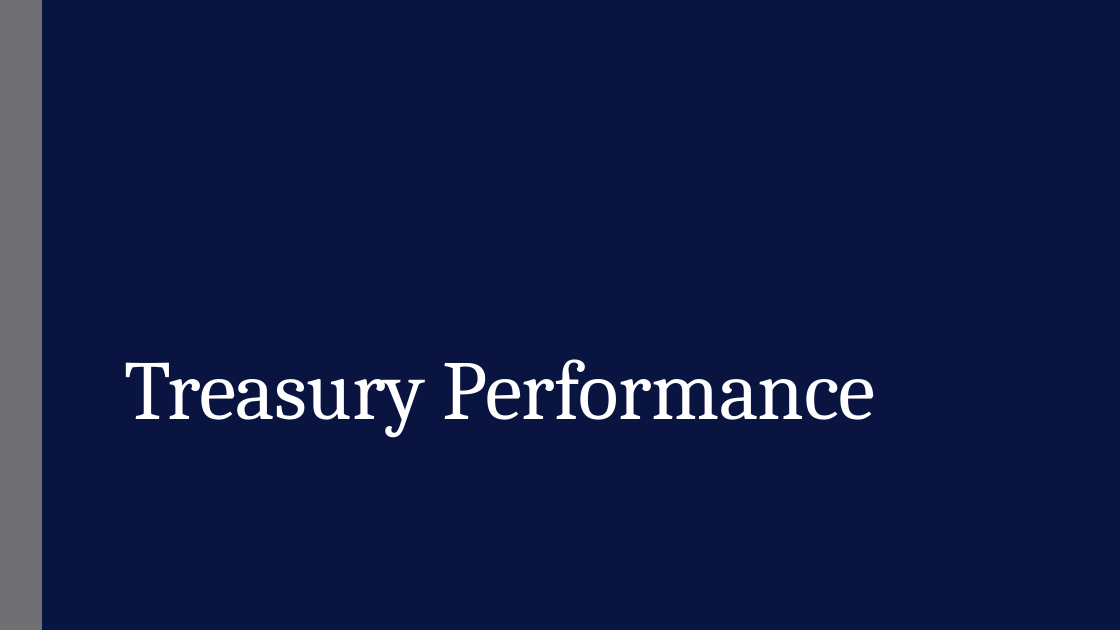
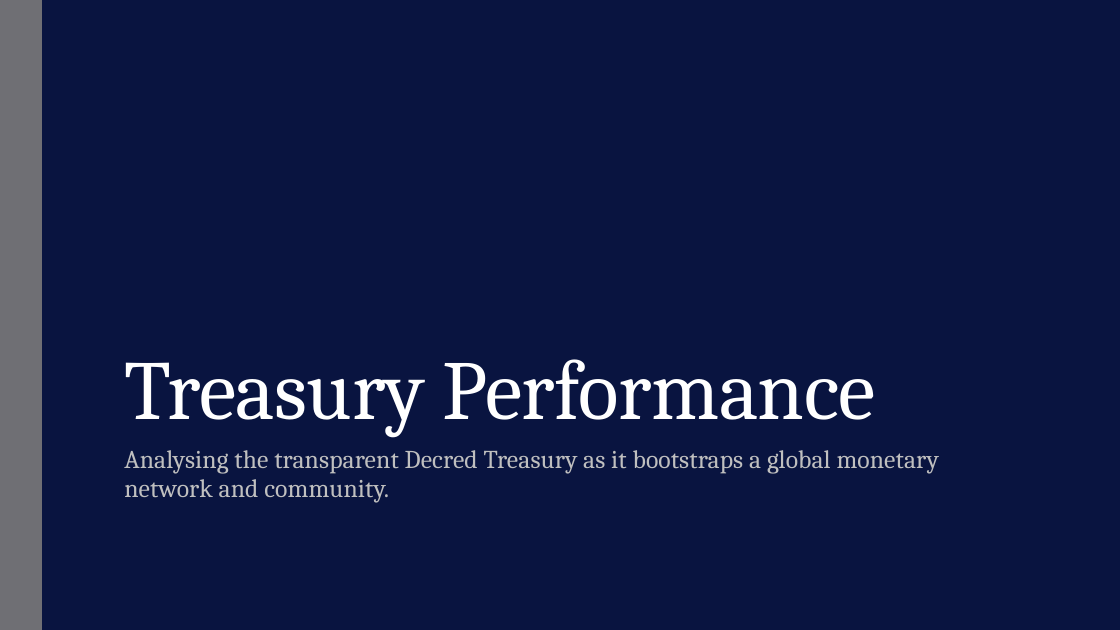
Before and after one commit to cryptobuks1/checkonchain, a slide deck: slide 29 of research_articles/masterclasses/consensus_distributed/consensus_distributed.pptx (slide 26 before the commit). Drawn at 1120x630 pixels with LibreOffice and Linux fonts; fonts in the diff are those of the drawing; background and template pictures are left out. Boxes give left, top, right and bottom in pixels: in the first picture for what was removed or moved away, otherwise in the second. Text is boxed around its words. In the diff, an @@ line names an element or a change of style, - is before the commit and + after.

Commit message:
our network 5

```diff
--- a/research_articles/masterclasses/consensus_distributed/consensus_distributed.pptx
+++ b/research_articles/masterclasses/consensus_distributed/consensus_distributed.pptx
@@ subtitle added at (124,450,939,503), 22 pt, text #BFBFBF @@
+Analysing the transparent Decred Treasury as it bootstraps a global monetary network and community.
```
Also in this commit, not shown: 10 other slides changed, 3 slides added, 37 other files.
